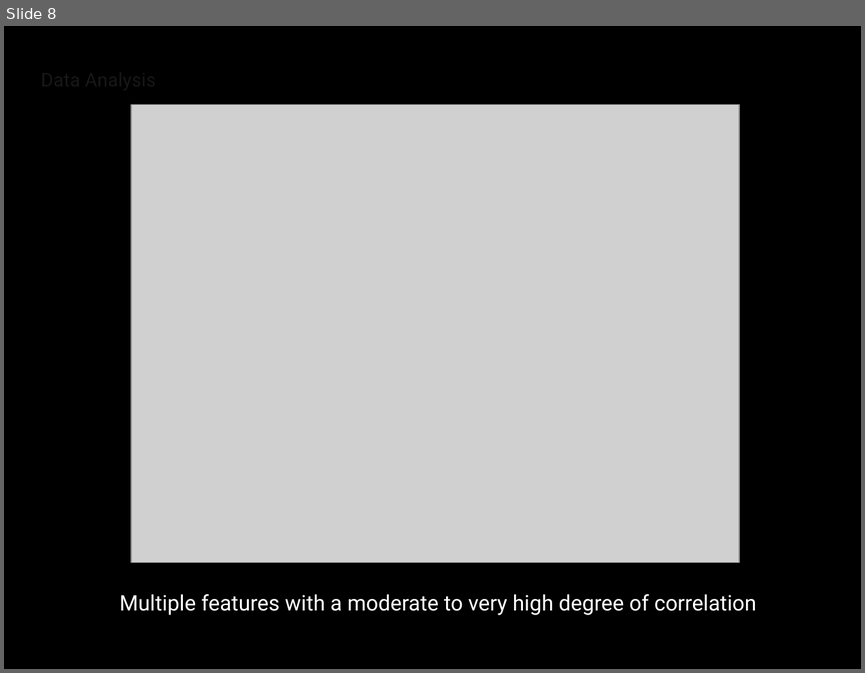
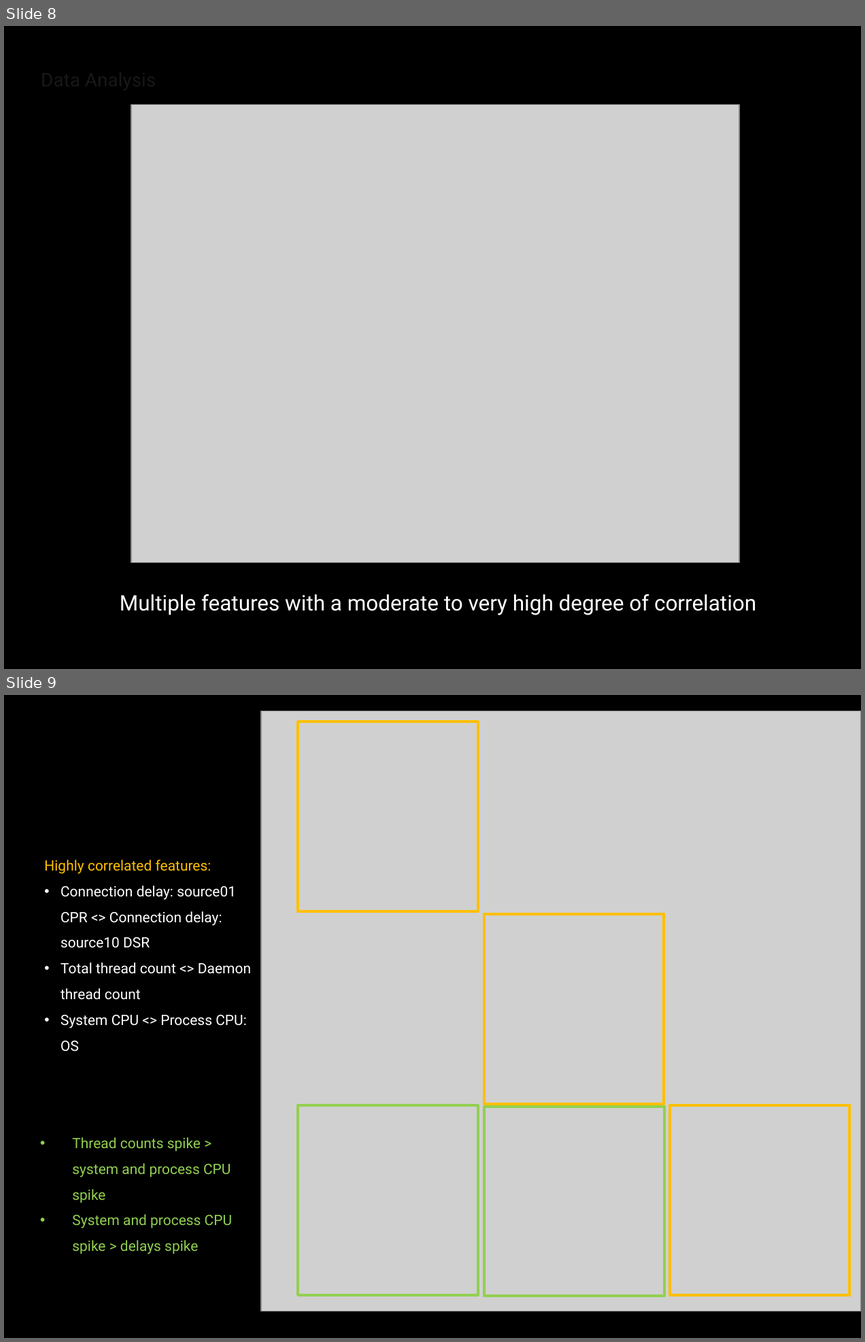
Before and after one commit to sandalasiddiqui/Capstone-Software-Operational-Anomaly-Detection, a slide deck: Software Operational Anomaly Detection.pptx. Shown one above the other, each under a label of ours: slide 8 before the commit, slides 8 and 9 after it. The pictures are 865x673 and 865x1342 pixels, drawn with LibreOffice and Linux fonts; fonts in the diff are those of the drawing; grey boxes stand for pictures; background and template pictures are left out. Boxes give left, top, right and bottom in pixels: in the first picture for what was removed or moved away, otherwise in the second. Text is boxed around its words. In the diff, an @@ line names an element or a change of style, - is before the commit and + after.

```diff
--- a/Software Operational Anomaly Detection.pptx
+++ b/Software Operational Anomaly Detection.pptx
@@ slide 9 added at (4, 695, 861, 1338), background picture (left out) @@
@@ picture added at (261, 711, 861, 1311) @@
@@ rectangle added at (298, 722, 478, 911), outline #FFC000 2.25 pt @@
@@ text added at (44, 860, 251, 1051), 12 pt, text #FFFFFF @@
+Highly correlated features:
+• Connection delay: source01 CPR <> Connection delay: source10 DSR
+• Total thread count <> Daemon thread count
+• System CPU <> Process CPU: OS
@@ rectangle added at (484, 915, 664, 1104), outline #FFC000 2.25 pt @@
@@ rectangle added at (298, 1106, 478, 1295), outline #92D050 2.25 pt @@
@@ rectangle added at (485, 1106, 664, 1295), outline #92D050 2.25 pt @@
@@ rectangle added at (670, 1106, 850, 1295), outline #FFC000 2.25 pt @@
@@ text added at (72, 1137, 232, 1254), 12 pt, text #92D050 @@
+• Thread counts spike > system and process CPU spike
+• System and process CPU spike > delays spike
```
Also in this commit, not shown: 8 slides changed, 1 other file.
